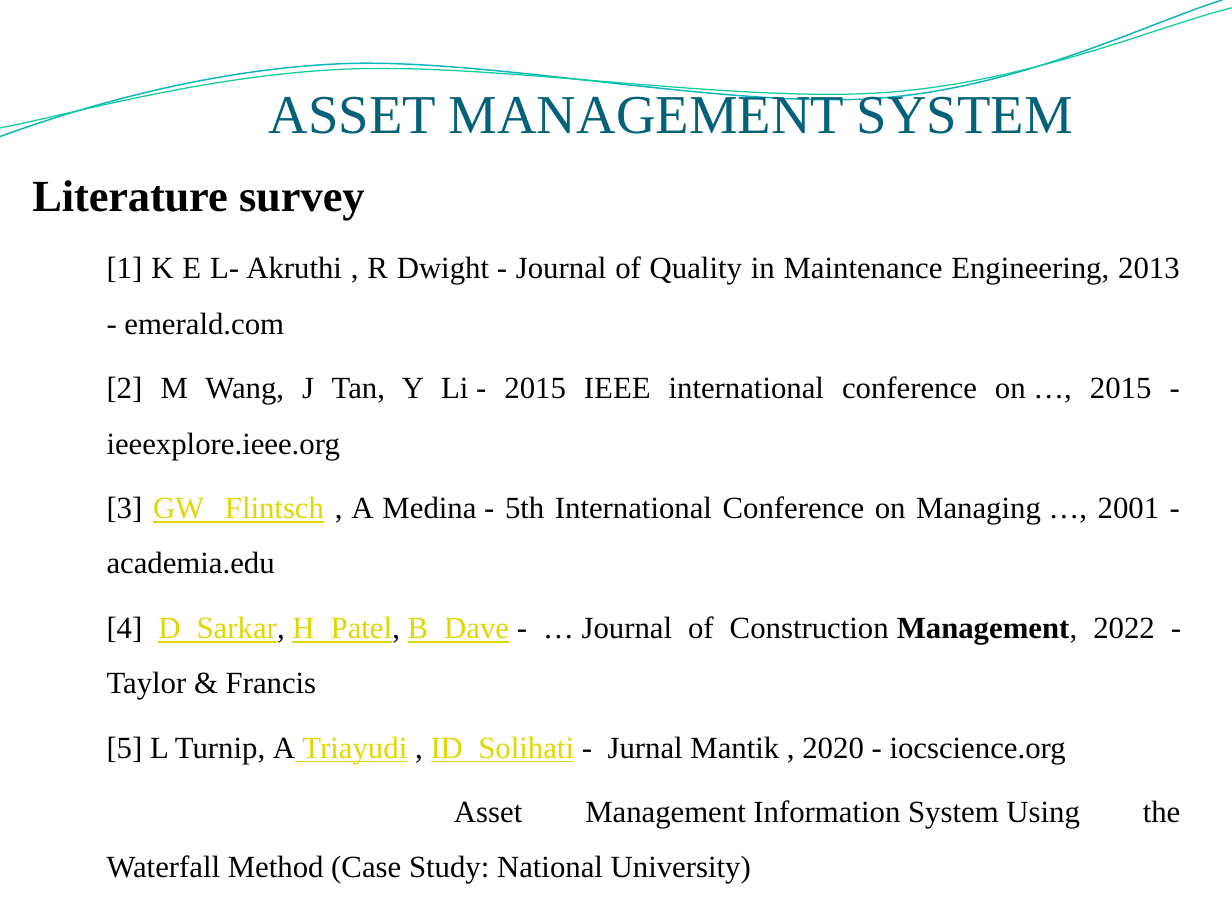
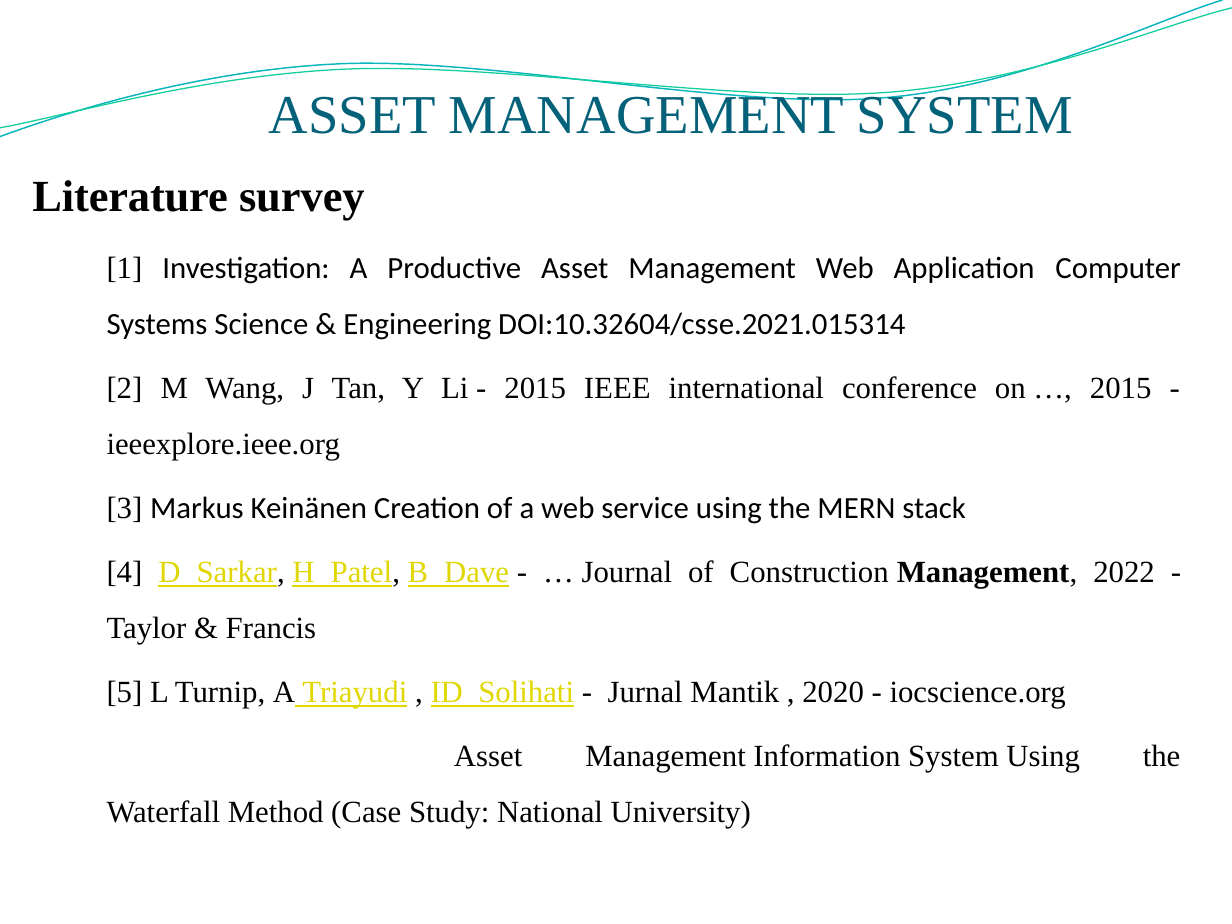
Before and after one commit to surya0811/Assetmanagement1, a slide deck: slide 5 of reports/ppt final.pptx. Drawn at 1232x924 pixels with LibreOffice and Linux fonts; fonts in the diff are those of the drawing; background and template pictures are left out. Boxes give left, top, right and bottom in pixels: in the first picture for what was removed or moved away, otherwise in the second. Text is boxed around its words. In the diff, an @@ line names an element or a change of style, - is before the commit and + after.

```diff
--- a/reports/ppt final.pptx
+++ b/reports/ppt final.pptx
@@ text at <box>107,256,1181,340</box>: text changed; font Times New Roman to Calibri @@
-[1] K E L- Akruthi , R Dwight - Journal of Quality in Maintenance Engineering, 2013 - emerald.com
+[1] Investigation: A Productive Asset Management Web Application Computer Systems Science & Engineering DOI:10.32604/csse.2021.015314
@@ text at <box>107,496,965,524</box>: text changed; font Times New Roman to Calibri @@
-[3] GW Flintsch , A Medina - 5th International Conference on Managing …, 2001 - academia.edu
+[3] Markus Keinänen Creation of a web service using the MERN stack
```
Also in this commit, not shown: 2 slides added, 1 slide removed, 12 other files.
